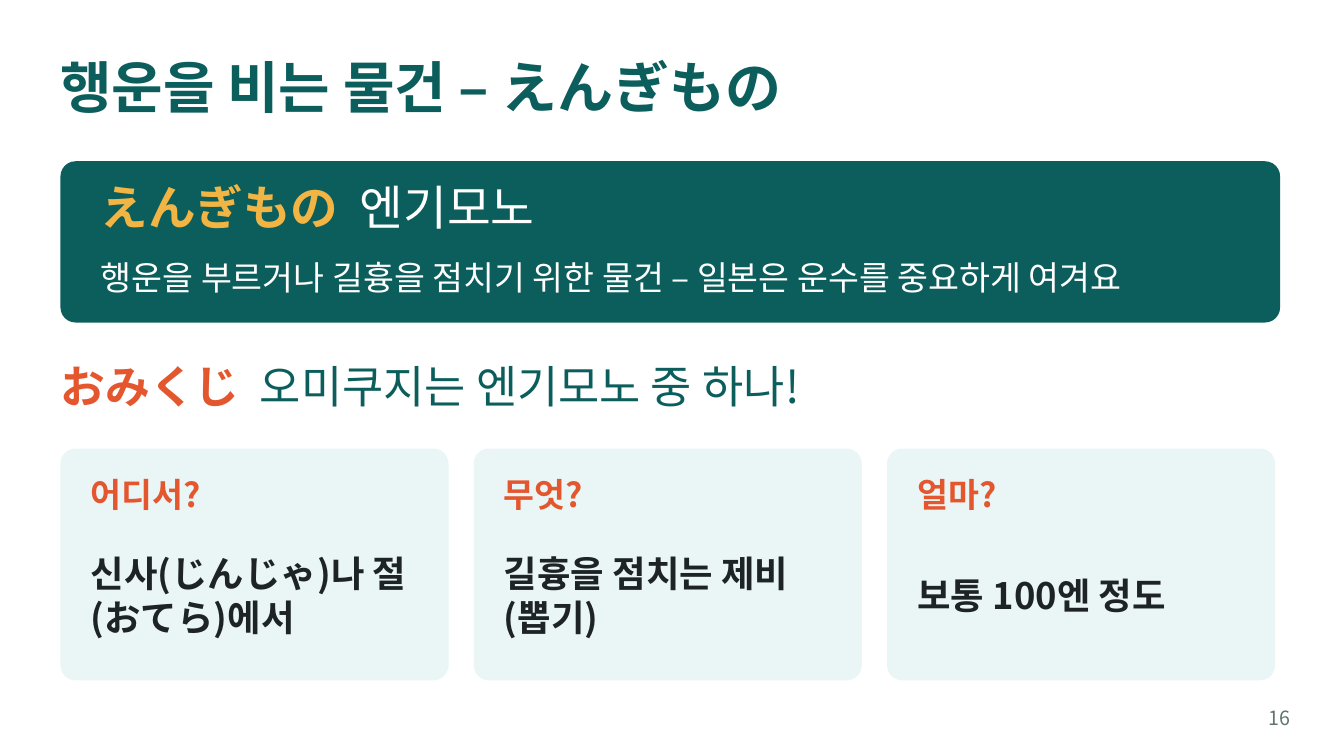
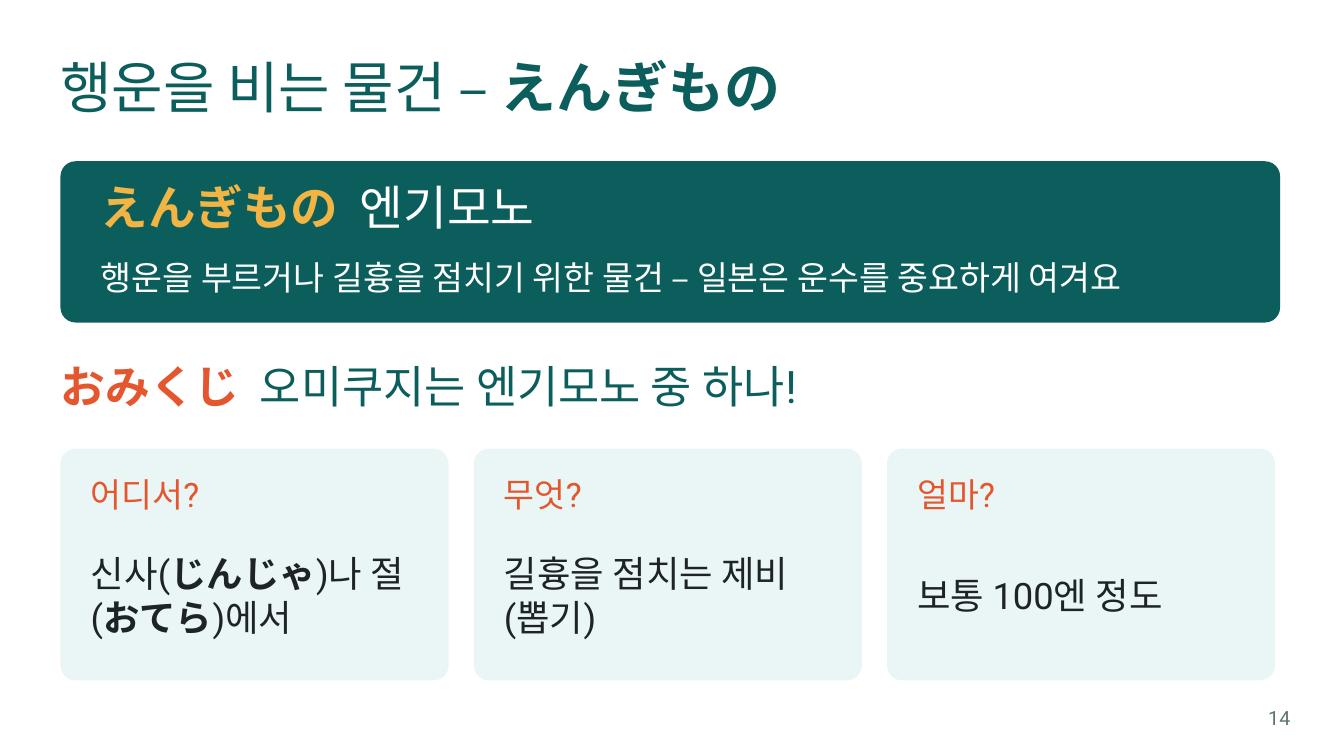
Before and after one commit to choeetururira/japanese, a slide deck: slide 14 of 일본문화광장_수업.pptx (slide 16 before the commit). Drawn at 1344x756 pixels with LibreOffice and Linux fonts; fonts in the diff are those of the drawing. Boxes give left, top, right and bottom in pixels: in the first picture for what was removed or moved away, otherwise in the second. Text is boxed around its words. In the diff, an @@ line names an element or a change of style, - is before the commit and + after.

```diff
--- a/일본문화광장_수업.pptx
+++ b/일본문화광장_수업.pptx
@@ title "행운을 비는 물건 – えんぎもの" at bbox=[60, 60, 781, 113]: font Noto Sans CJK KR to Roboto, bold off in "행운을 비는 물건 –" @@
@@ text "おみくじ 오미쿠지는 엔기모노 중 하나!" at bbox=[60, 366, 797, 407]: font Noto Sans CJK KR to Roboto in "오미쿠지는 엔기모노 중 하나!" @@
@@ text "신사(じんじゃ)나 절(おてら)에서" at bbox=[91, 557, 403, 639]: font Noto Sans CJK KR to Roboto, bold off in "신사(じんじゃ)나 절(おてら)에서" @@
@@ font Noto Sans CJK KR to Roboto, bold off in 5 elements at bbox=[91, 479, 200, 510], bbox=[504, 479, 582, 510], bbox=[504, 556, 788, 639], bbox=[917, 479, 995, 510], bbox=[917, 579, 1163, 612] @@
@@ page number at bbox=[1268, 711, 1290, 725]: text changed; font Noto Sans CJK KR to Roboto @@
-16
+14
```
Also in this commit, not shown: 22 other slides changed, 4 slides removed, 1 other file.
